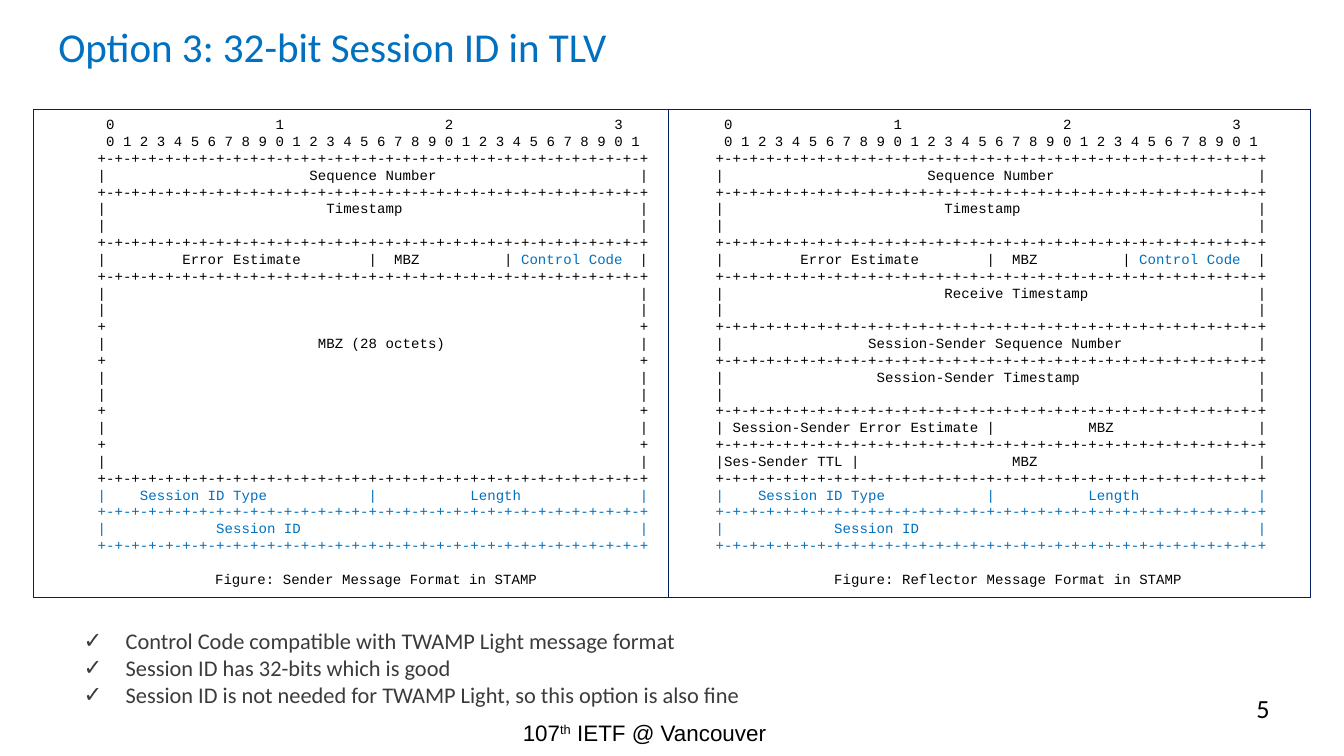
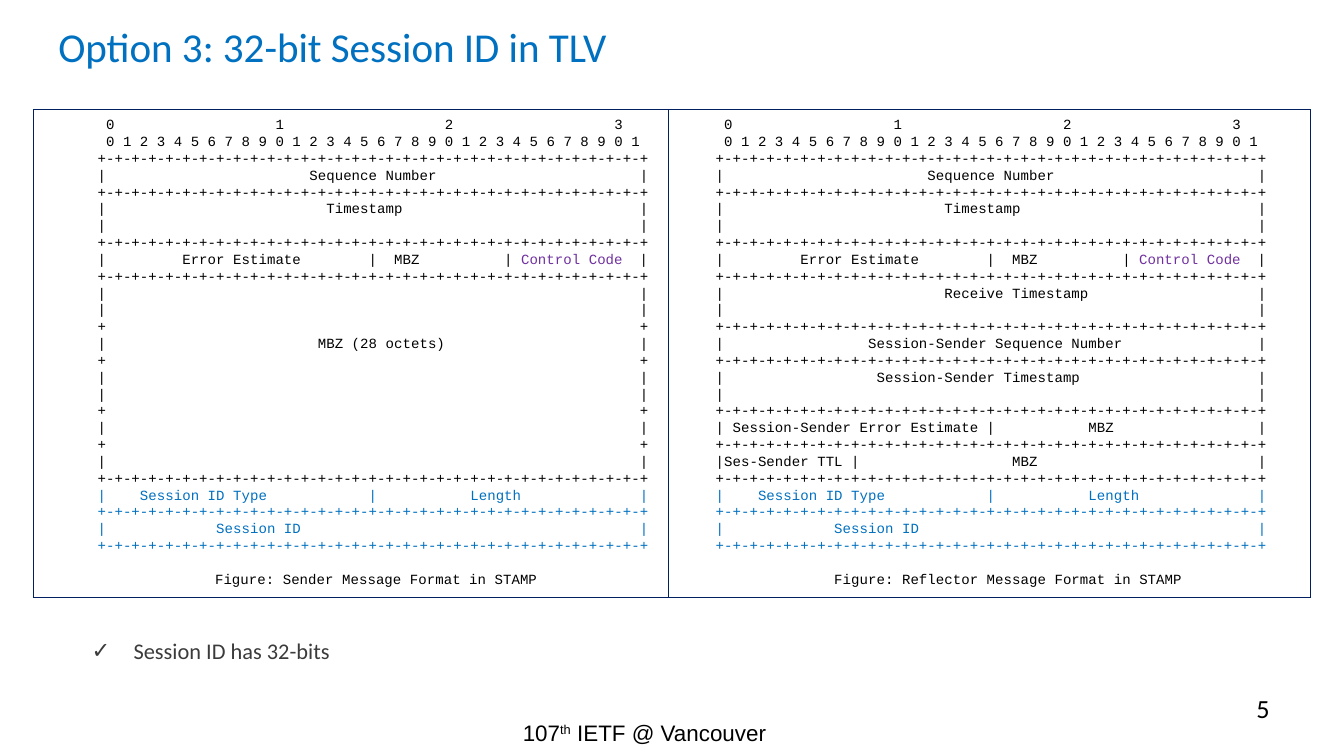
Before and after one commit to rakgandhi/ietf-public, a slide deck: slide 5 of ietf-stamp-session-id-rev1.pptx. Drawn at 1344x756 pixels with LibreOffice and Linux fonts; fonts in the diff are those of the drawing. Boxes give left, top, right and bottom in pixels: in the first picture for what was removed or moved away, otherwise in the second. Text is boxed around its words. In the diff, an @@ line names an element or a change of style, - is before the commit and + after.

```diff
--- a/ietf-stamp-session-id-rev1.pptx
+++ b/ietf-stamp-session-id-rev1.pptx
@@ text in rectangle at box(182, 254, 623, 264): text colour #0070C0 to #7030A0 in "Control Code" @@
@@ text in rectangle at box(800, 254, 1241, 264): text colour #0070C0 to #7030A0 in "Control Code" @@
@@ text at box(134, 643, 330, 659): text changed @@
-✓ Control Code compatible with TWAMP Light message format
-✓ Session ID has 32-bits which is good
-✓ Session ID is not needed for TWAMP Light, so this option is also fine
+✓ Session ID has 32-bits
```
Also in this commit, not shown: 6 other slides changed, 1 slide added, 1 other file.
